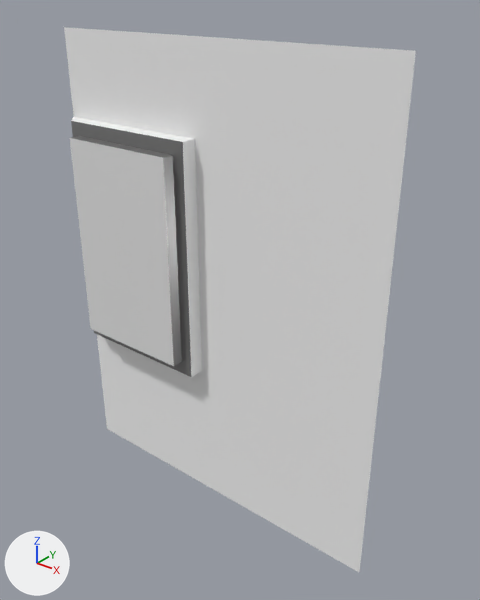
What one commit did to the FBX model Assets/Models/Building/Wall05_2m.fbx.
One viewpoint serves both versions: a 50 mm lens placed at (1.1, -2.38, 2.84), pointed at (-0.85, 0.06, 1.32). Lighting does not change. The marker at lower left points along +X, +Y and +Z. Where no turn or scale is listed for an object, it has been applied to the vertices.

Script lines for the objects in view, before the commit:
```python
mat_windows = principled_material('Windows')
mat_windows.base_color = (0.8, 0.8, 0.8)  # white #e7e7e7
mat_windows.roughness = 0.4
me_cube_028 = bpy.data.meshes.new('Cube.028')
me_cube_028.from_pydata(...)  # 45 vertices, 33 faces; spans x -2.0..0.0, y -0.15..0.0, z 0.0..2.6
# faces by material slot: [20, 12, 1]
me_cube_028.materials.append(mat_primary)  # white #f3f3f3
me_cube_028.materials.append(mat_frames)  # grey #909090
me_cube_028.materials.append(mat_windows)  # white #e7e7e7
ob_wall05_2m = bpy.data.objects.new('Wall05_2m', me_cube_028)
ob_wall05_2m.location = (0.0, 0.0, 0.0)
```
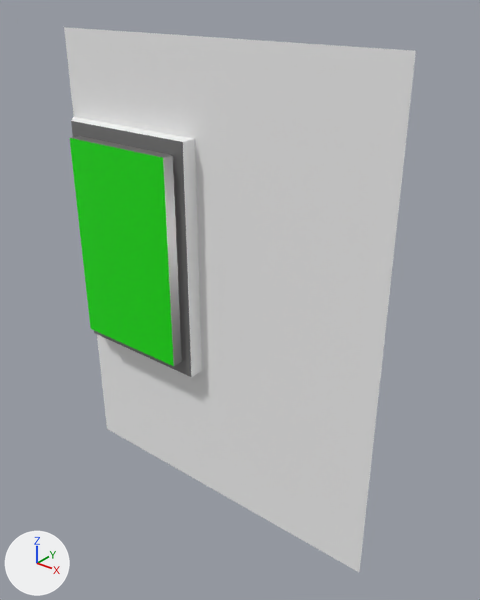
Boxes [x1, y1, x2, y2] around the edits, measured in the pictures (480 x 600 px):
'Wall05_2m', recoloured (white to green)
    both: [70, 135, 177, 369]

What changed in the scene script:
```text
Change mat_windows:
    mat_windows.base_color: (0.8, 0.8, 0.8) -> (0.0046, 0.8, 0.0)  # white #e7e7e7 -> green #0fe700
```
